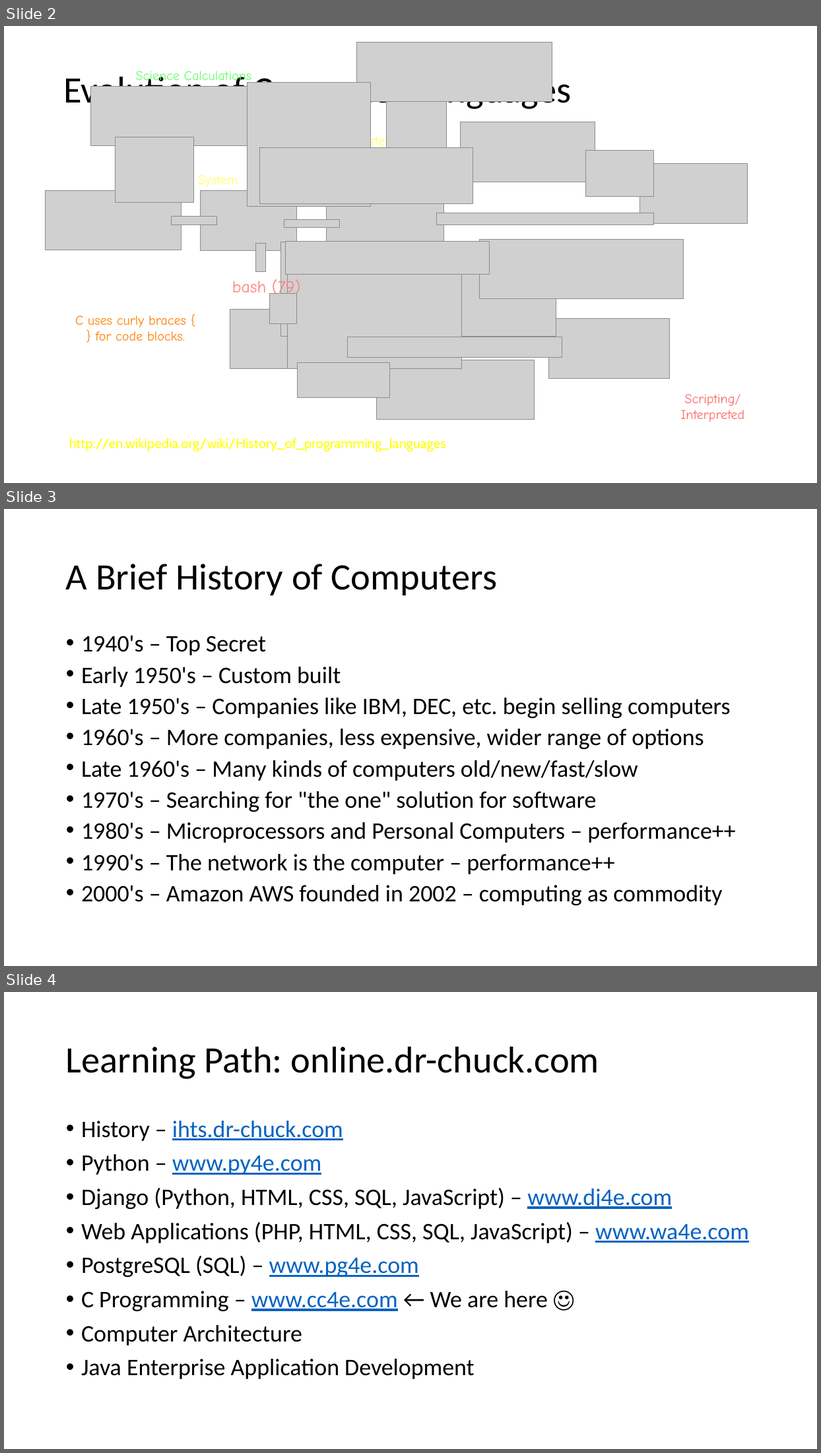
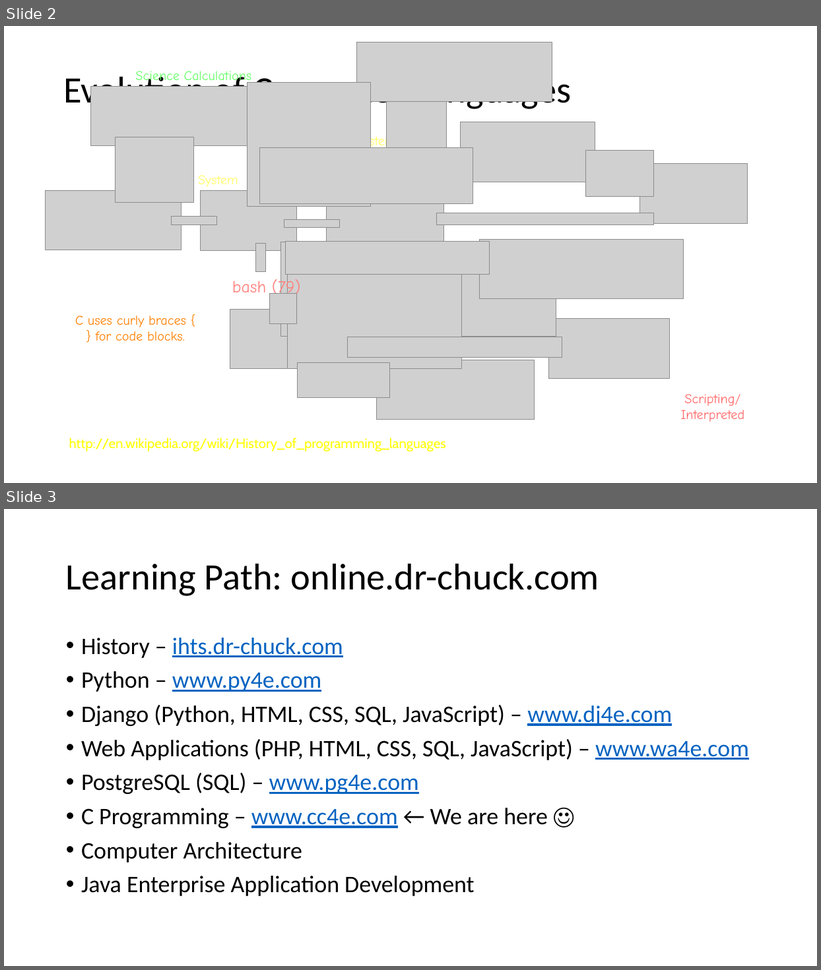
Before and after one commit to csev/cc4e, a slide deck: lectures/CC-02-Python.pptx. Shown one above the other, each under a label of ours: slides 2, 3 and 4 before the commit, slides 2 and 3 after it. The pictures are 821x1453 and 821x970 pixels, drawn with LibreOffice and Linux fonts; fonts in the diff are those of the drawing; grey boxes stand for pictures; background and template pictures are left out. Boxes give left, top, right and bottom in pixels: in the first picture for what was removed or moved away, otherwise in the second. Text is boxed around its words. In the diff, an @@ line names an element or a change of style, - is before the commit and + after.

```diff
--- a/lectures/CC-02-Python.pptx
+++ b/lectures/CC-02-Python.pptx
@@ slide 3 removed at <box>4,509,817,966</box>, background #FFFFFF @@
@@ title removed at <box>66,564,497,595</box> @@
-A Brief History of Computers
@@ text removed at <box>81,635,736,906</box> @@
-• 1940's – Top Secret
-• Early 1950's – Custom built
-• Late 1950's – Companies like IBM, DEC, etc. begin selling computers
-• 1960's – More companies, less expensive, wider range of options
-• Late 1960's – Many kinds of computers old/new/fast/slow
-• 1970's – Searching for "the one" solution for software
-• 1980's – Microprocessors and Personal Computers – performance++
-• 1990's – The network is the computer – performance++
-• 2000's – Amazon AWS founded in 2002 – computing as commodity
@@ what was slide 4 is now slide 3 @@
```
Also in this commit, not shown: 1 slide changed, 2 other files.
